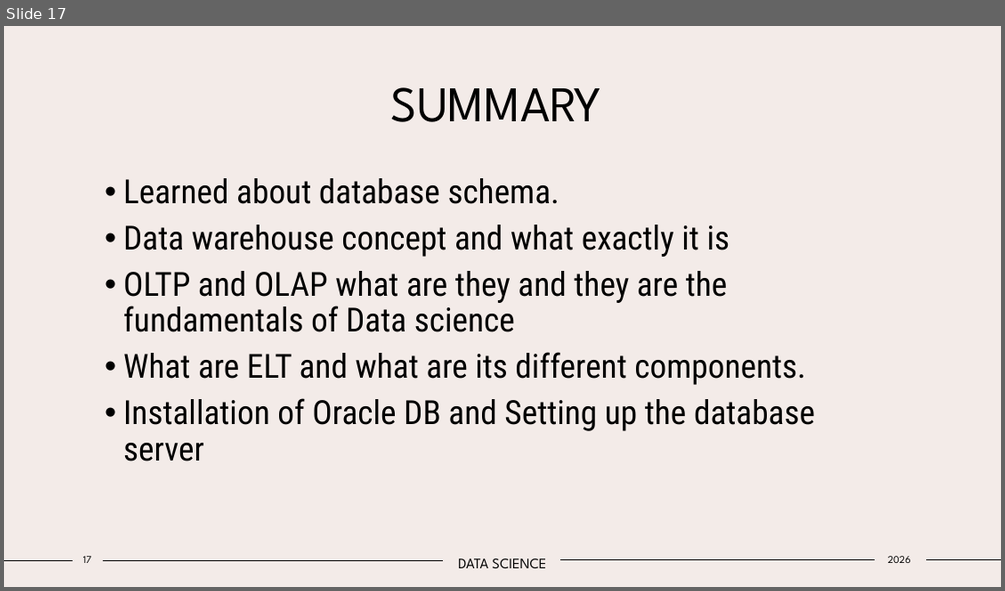
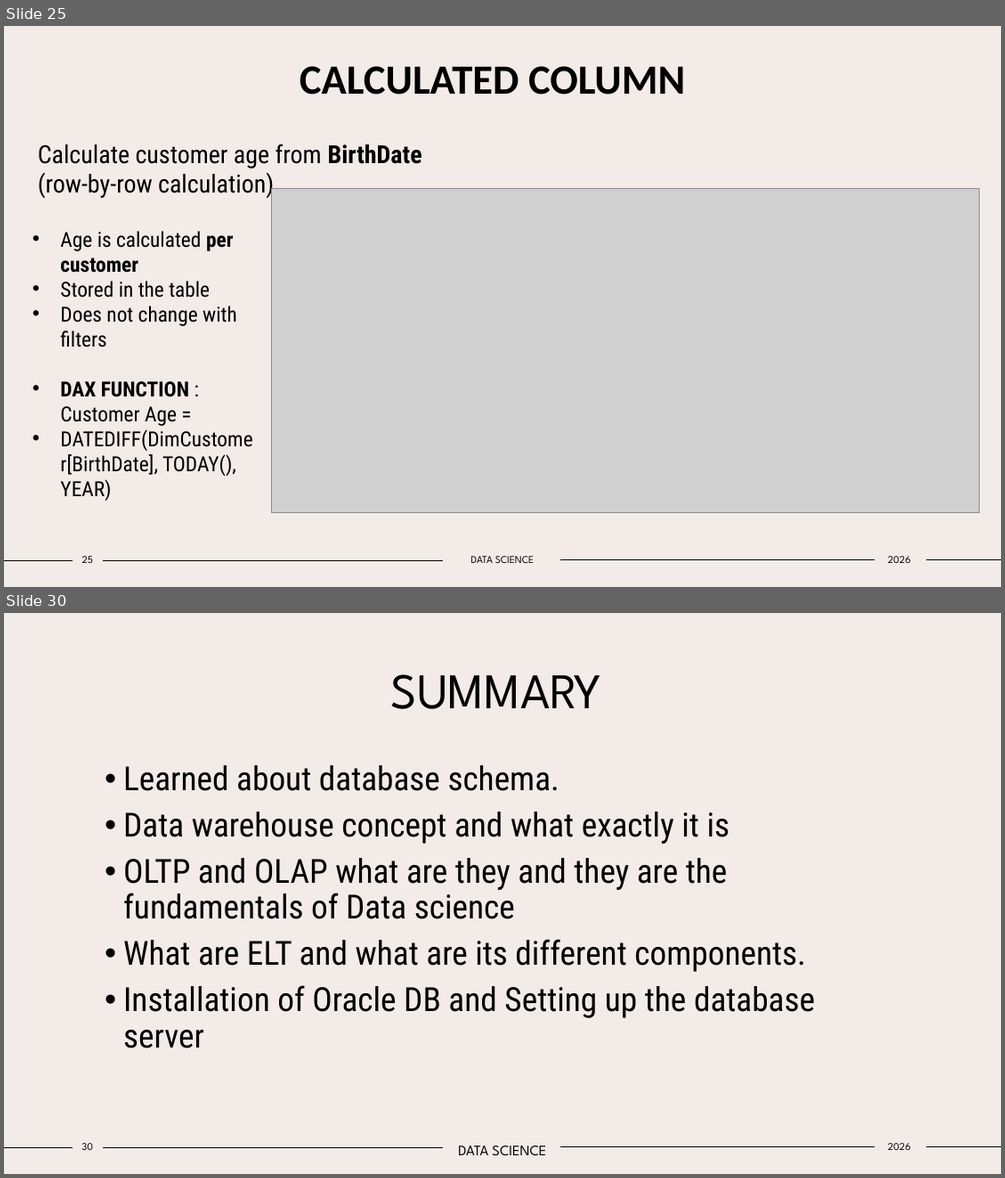
Before and after one commit to Tejas-Santosh-Nalawade/Data-Science-Internship, a slide deck: PPT/POWER_BI.pptx. Shown one above the other, each under a label of ours: slide 17 before the commit, slides 25 and 30 after it; the slides between them are not shown. The pictures are 1005x591 and 1005x1178 pixels, drawn with LibreOffice and Linux fonts; fonts in the diff are those of the drawing; grey boxes stand for pictures. Boxes give left, top, right and bottom in pixels: in the first picture for what was removed or moved away, otherwise in the second. Text is boxed around its words. In the diff, an @@ line names an element or a change of style, - is before the commit and + after.

Commit message:
Week 2 AND Week 3 work Data Modeling and DAX and Power BI

```diff
--- a/PPT/POWER_BI.pptx
+++ b/PPT/POWER_BI.pptx
@@ slide 25 added at (x1=4, y1=26, x2=1001, y2=587), background #F3EBE8; not listed: 4 template elements that a slide beside it also shows @@
@@ title added at (x1=299, y1=66, x2=685, y2=95), 40 pt, text #000000, bold @@
+CALCULATED COLUMN
@@ text added at (x1=38, y1=143, x2=422, y2=200), 24 pt, text #000000 @@
+Calculate customer age from BirthDate (row-by-row calculation)
@@ picture added at (x1=272, y1=188, x2=979, y2=513) @@
@@ text added at (x1=60, y1=231, x2=252, y2=500), 20 pt, text #000000 @@
+• Age is calculated per customer
+• Stored in the table
+• Does not change with filters
+• DAX FUNCTION : Customer Age =
+• DATEDIFF(DimCustomer[BirthDate], TODAY(), YEAR)
@@ page number added at (x1=82, y1=556, x2=93, y2=563), 10 pt, text #000000 @@
+25
@@ text added at (x1=471, y1=556, x2=534, y2=563), 10 pt, text #000000 @@
+DATA SCIENCE
@@ text added at (x1=888, y1=556, x2=911, y2=563), 10 pt, text #000000 @@
+2026
@@ what was slide 17 is now slide 30 @@
@@ page number at (x1=81, y1=1143, x2=93, y2=1150): text changed @@
-17
+30
```
Also in this commit, not shown: 2 slides changed, 12 other slides added, 10 other files.
